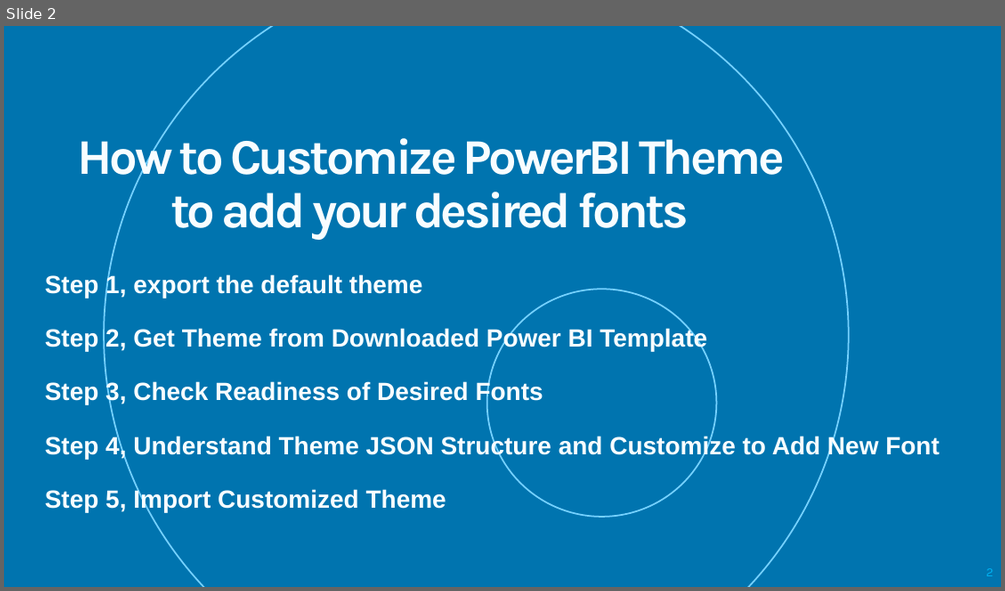
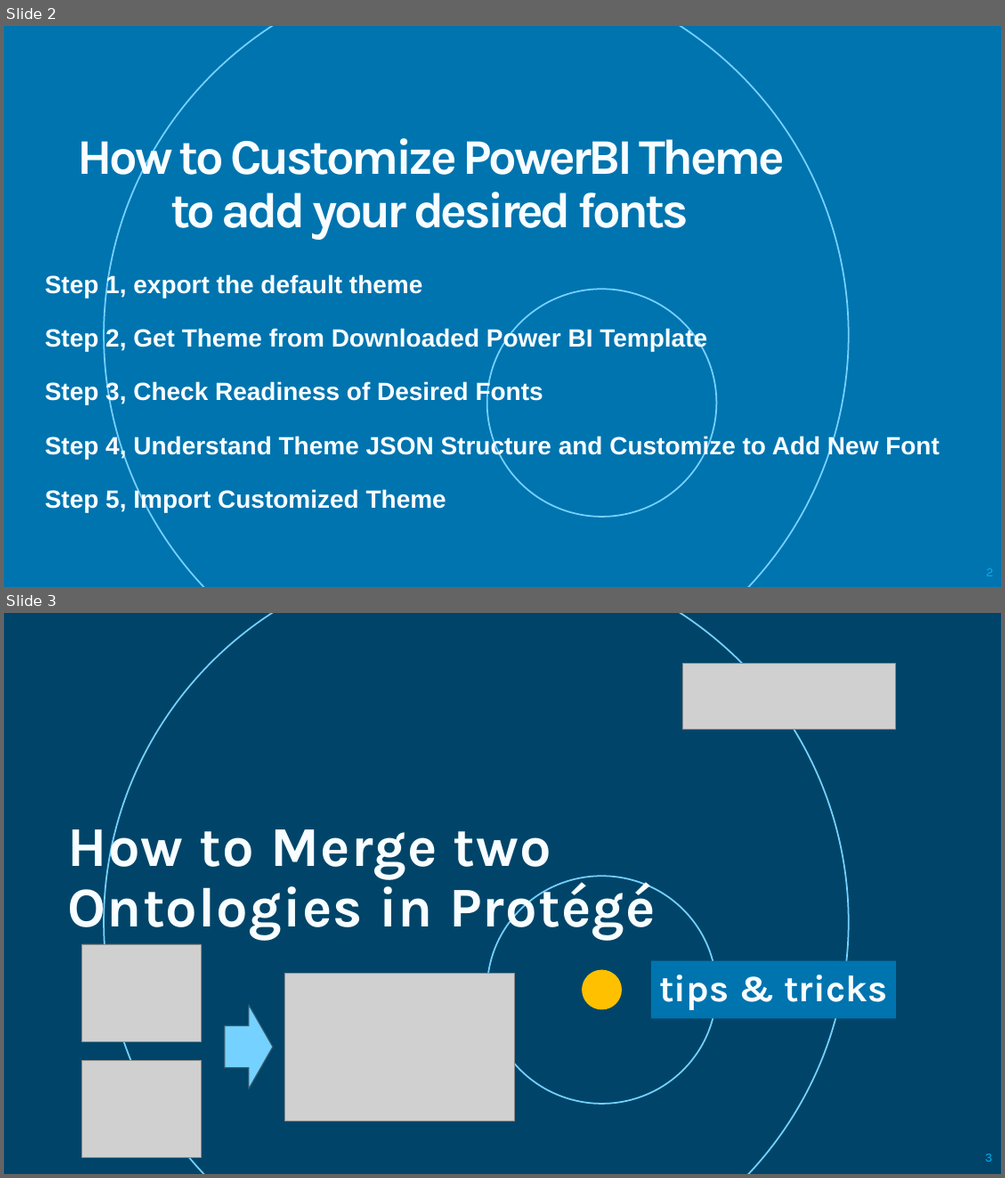
Before and after one commit to yasenstar/self_learning, a slide deck: tool-tips.pptx. Shown one above the other, each under a label of ours: slide 2 before the commit, slides 2 and 3 after it. The pictures are 1005x591 and 1005x1178 pixels, drawn with LibreOffice and Linux fonts; fonts in the diff are those of the drawing; grey boxes stand for pictures; background and template pictures are left out. Boxes give left, top, right and bottom in pixels: in the first picture for what was removed or moved away, otherwise in the second. Text is boxed around its words. In the diff, an @@ line names an element or a change of style, - is before the commit and + after.

Commit message:
add new tip for Protege: merge ontology

```diff
--- a/tool-tips.pptx
+++ b/tool-tips.pptx
@@ slide 3 added at [4, 613, 1001, 1174], background picture (left out) @@
@@ rectangle added at [4, 613, 1001, 1174], fill #000000 at 40% opacity @@
@@ ellipse added at [104, 613, 849, 1174], outline #75D1FF 1.5 pt @@
@@ picture added at [683, 663, 896, 729] @@
@@ title added at [68, 816, 655, 941], 54 pt, text gradient #F8FDFF to #FFFFFF, bold @@
+How to Merge two Ontologies in Protégé
@@ ellipse added at [487, 876, 717, 1103], outline #75D1FF 1.5 pt @@
@@ picture added at [81, 944, 201, 1041] @@
@@ picture added at [285, 973, 515, 1121] @@
@@ freeform shape added at [582, 970, 622, 1009], fill #FFC000 @@
@@ rectangle added at [651, 961, 896, 1018], fill #0074AF, 36 pt, text gradient #F8FDFF to #FFFFFF, bold @@
+tips & tricks
@@ right arrow added at [225, 1005, 273, 1089], fill #75D1FF, outline #335C70 1 pt @@
@@ picture added at [81, 1060, 201, 1158] @@
@@ page number added at [985, 1153, 992, 1161], 12 pt, text #00B0F0 @@
+3
```
Also in this commit, not shown: 5 other files.
